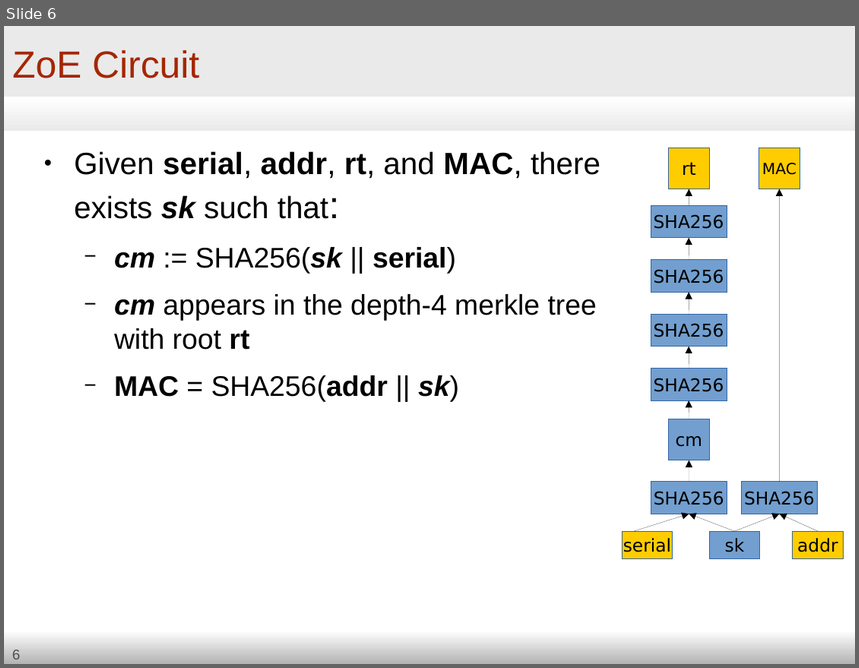
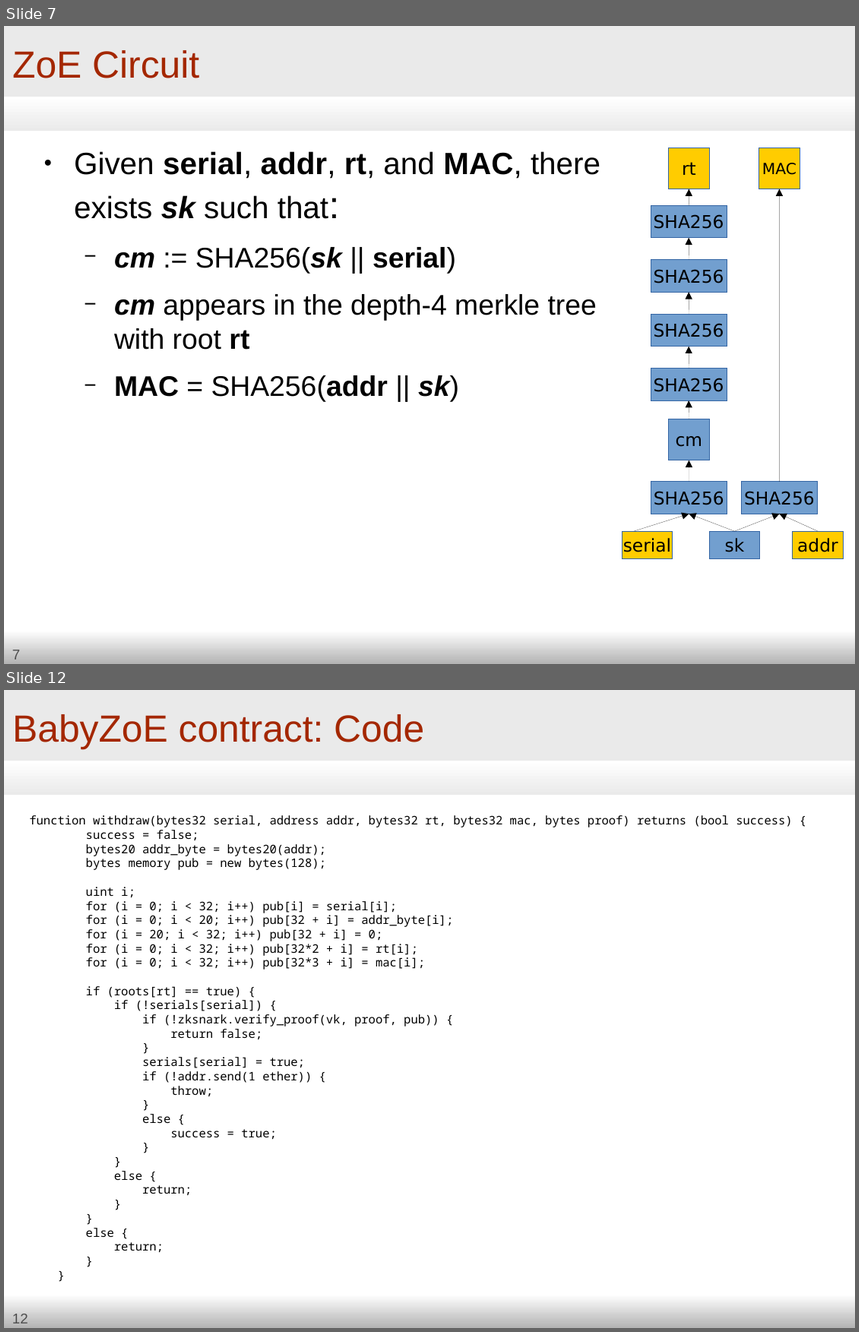
Before and after one commit to zcash-hackworks/babyzoe, a slide deck: babyzoe-draft2.odp. Shown one above the other, each under a label of ours: slide 6 before the commit, slides 7 and 12 after it; the slides between them are not shown. The pictures are 859x668 and 859x1332 pixels, drawn with LibreOffice and Linux fonts; fonts in the diff are those of the drawing. Boxes give left, top, right and bottom in pixels: in the first picture for what was removed or moved away, otherwise in the second. Text is boxed around its words. In the diff, an @@ line names an element or a change of style, - is before the commit and + after.

```diff
--- a/babyzoe-draft2.odp
+++ b/babyzoe-draft2.odp
@@ slide 12 added at (4,690,855,1328), background #FFFFFF; not listed: 4 template elements that a slide beside it also shows @@
@@ title added at (12,714,424,750), 32 pt, text #A42700 @@
+BabyZoE contract: Code
@@ text added at (29,815,792,1253), 10 pt, text #000000 @@
+function withdraw(bytes32 serial, address addr, bytes32 rt, bytes32 mac, bytes proof) returns (bool success) {
+success = false;
+bytes20 addr_byte = bytes20(addr);
+bytes memory pub = new bytes(128);
+uint i;
+for (i = 0; i < 32; i++) pub[i] = serial[i];
+for (i = 0; i < 20; i++) pub[32 + i] = addr_byte[i];
+for (i = 20; i < 32; i++) pub[32 + i] = 0;
+for (i = 0; i < 32; i++) pub[32*2 + i] = rt[i];
+for (i = 0; i < 32; i++) pub[32*3 + i] = mac[i];
+if (roots[rt] == true) {
+if (!serials[serial]) {
+if (!zksnark.verify_proof(vk, proof, pub)) {
+return false;
+}
+serials[serial] = true;
+if (!addr.send(1 ether)) {
+throw;
+}
+else {
+success = true;
+}
+}
+else {
+return;
+}
+}
+else {
+return;
+}
+}
@@ what was slide 6 is now slide 7 @@
@@ page number at (12,650,20,660): text changed @@
-6
+7
```
Also in this commit, not shown: 7 slides changed, 4 other slides added, 1 slide removed.
